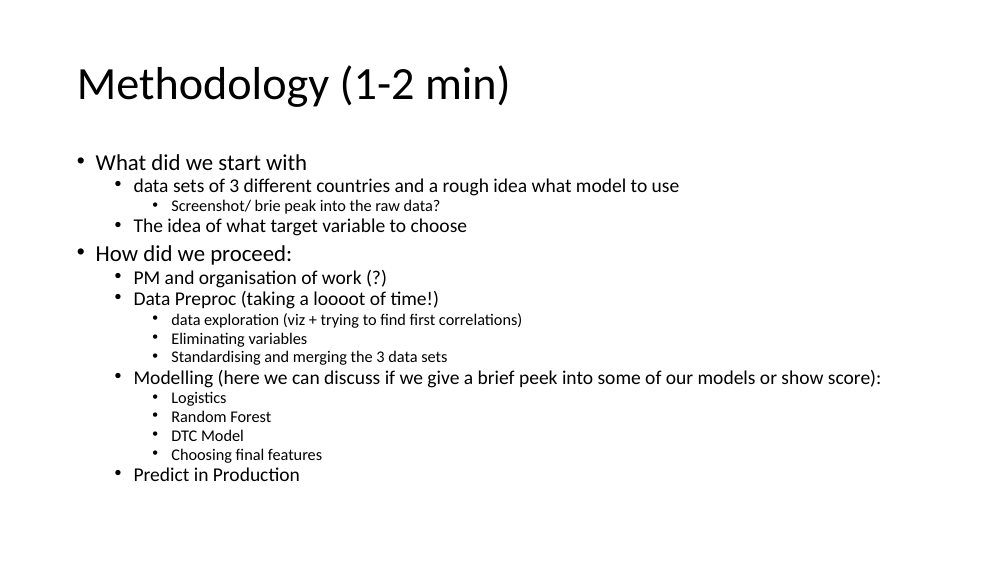
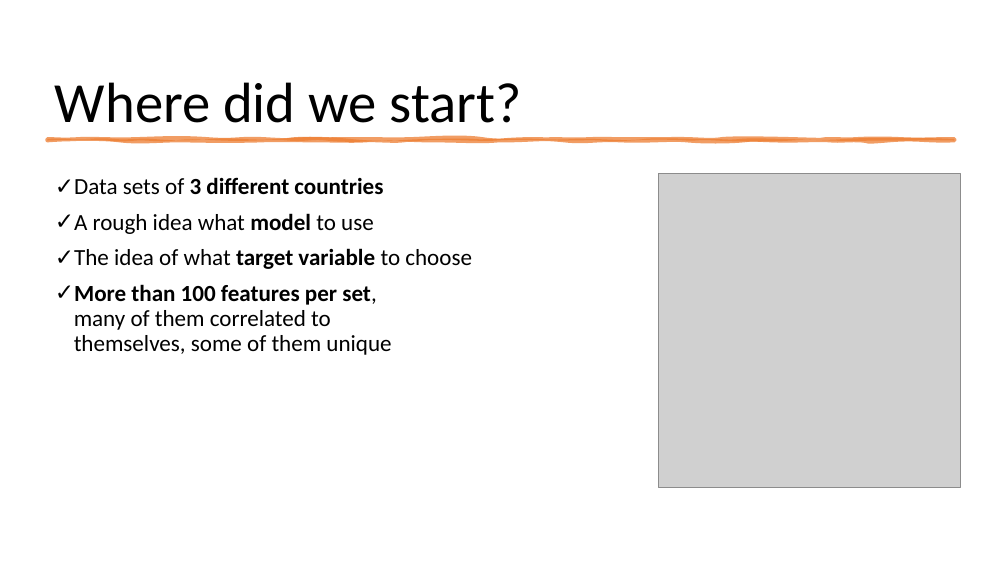
Before and after one commit to NoahDarwich/portest, a slide deck: slide 7 of Draft Pro-Test Demo Day Presentation.pptx (slide 5 before the commit). Drawn at 1008x567 pixels with LibreOffice and Linux fonts; fonts in the diff are those of the drawing; grey boxes stand for pictures. Boxes give left, top, right and bottom in pixels: in the first picture for what was removed or moved away, otherwise in the second. Text is boxed around its words. In the diff, an @@ line names an element or a change of style, - is before the commit and + after.

```diff
--- a/Draft Pro-Test Demo Day Presentation.pptx
+++ b/Draft Pro-Test Demo Day Presentation.pptx
@@ title "Where did we start?" at (x1=55, y1=82, x2=522, y2=123): vertical alignment middle to bottom @@
@@ title at (x1=55, y1=82, x2=522, y2=123): text changed; size 44 to 54 pt @@
-Methodology (1-2 min)
+Where did we start?
@@ freeform shape added at (x1=48, y1=139, x2=955, y2=141), fill #ED7D31 at 75% opacity, outline #ED7D31 3.5 pt @@
@@ text "Data sets of 3 different ..." moved from (x1=96, y1=154, x2=881, y2=481) to (x1=74, y1=177, x2=472, y2=355) @@
@@ text at (x1=74, y1=177, x2=383, y2=234): text changed; size 18.6 to 22 pt @@
-• What did we start with
-  • data sets of 3 different countries and a rough idea what model to use
-    • Screenshot/ brie peak into the raw data?
+✓ Data sets of 3 different countries
+✓ A rough idea what model to use
@@ picture added at (x1=658, y1=173, x2=960, y2=488) @@
@@ text at (x1=74, y1=248, x2=472, y2=269): size 18.6 to 22 pt in "The idea of what target variable to ..."; bold on in "target variable"; bullet • to ✓; list level 2 to 1 in "The idea of what target ..."; line spacing 0.7 to 0.9 @@
@@ text at (x1=74, y1=284, x2=391, y2=355): text changed; size 15.5 to 22 pt @@
-• How did we proceed:
-  • PM and organisation of work (?)
-  • Data Preproc (taking a loooot of time!)
-    • data exploration (viz + trying to find first correlations)
-    • Eliminating variables
-    • Standardising and merging the 3 data sets
-  • Modelling (here we can discuss if we give a brief peek into some of our models or show score):
-    • Logistics
-    • Random Forest
-    • DTC Model
-    • Choosing final features
-  • Predict in Production
+✓ More than 100 features per set,
+  many of them correlated to
+  themselves, some of them unique
```
Also in this commit, not shown: 3 other slides changed, 6 slides added.
